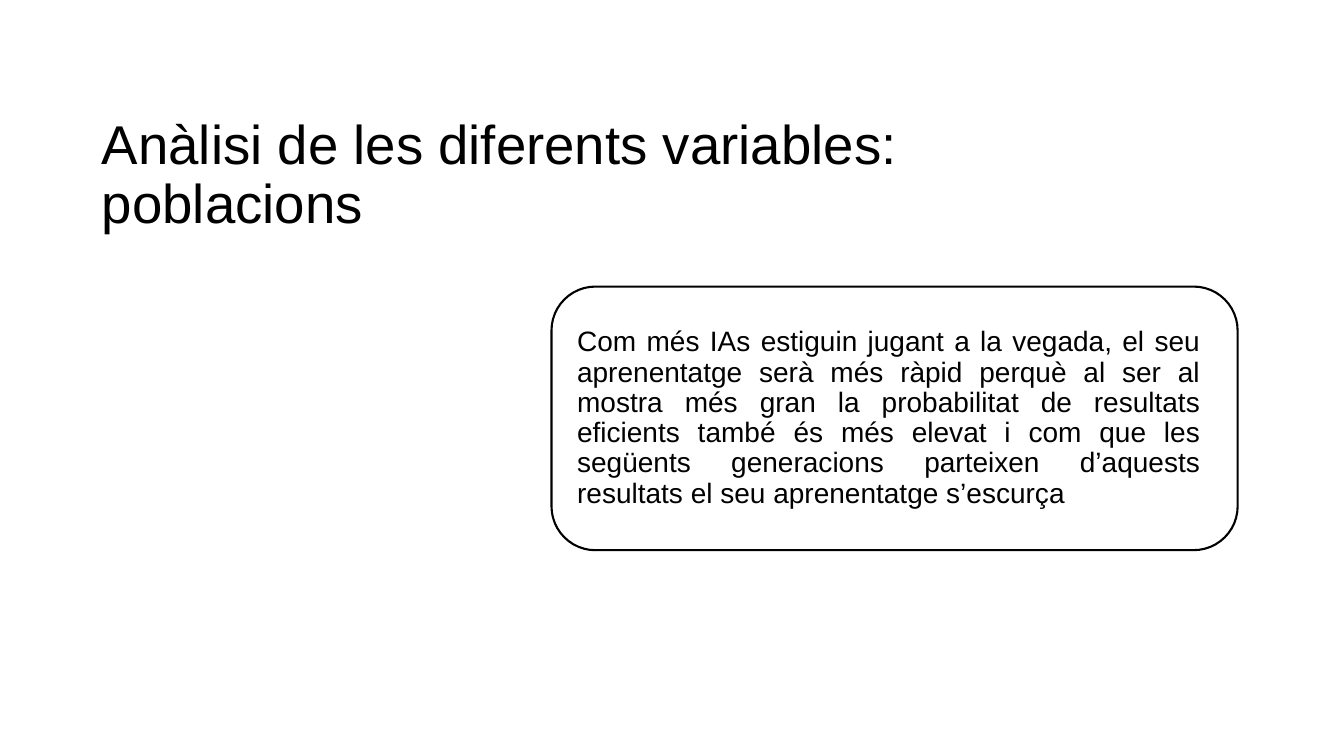
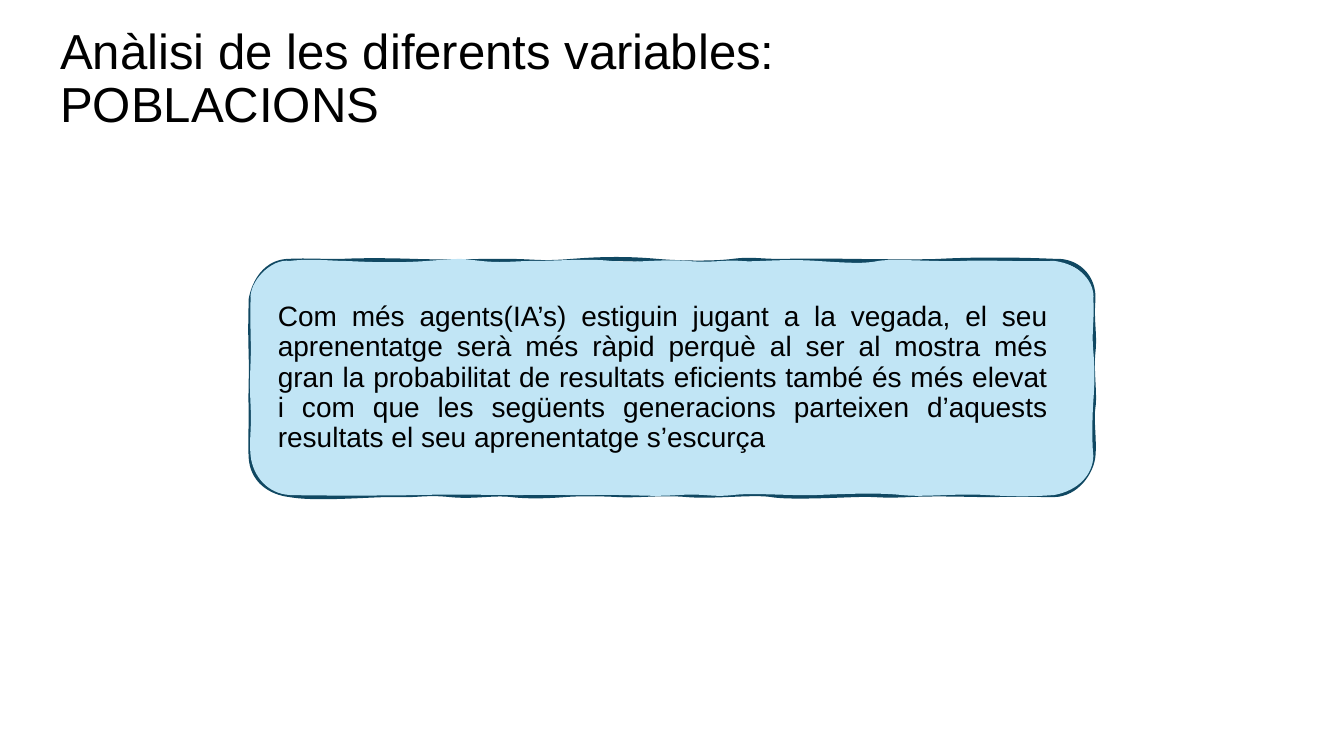
Before and after one commit to FerrerJan/Treball-de-Recerca-IA, a slide deck: slide 66 of TR_ESCRIT/PPT.pptx (slide 62 before the commit). Drawn at 1344x756 pixels with LibreOffice and Linux fonts; fonts in the diff are those of the drawing. Boxes give left, top, right and bottom in pixels: in the first picture for what was removed or moved away, otherwise in the second. Text is boxed around its words. In the diff, an @@ line names an element or a change of style, - is before the commit and + after.

```diff
--- a/TR_ESCRIT/PPT.pptx
+++ b/TR_ESCRIT/PPT.pptx
@@ title at box(60, 32, 775, 123): text changed; size 39 to 35.1 pt @@
-Anàlisi de les diferents variables: poblacions
+Anàlisi de les diferents variables: POBLACIONS
@@ freeform shape added at box(251, 261, 1094, 495), fill #C1E5F5, outline #104862 3 pt @@
@@ rounded rectangle removed at box(552, 286, 1238, 551) @@
@@ text at box(278, 305, 1047, 452): text changed @@
-Com més IAs estiguin jugant a la vegada, el seu aprenentatge serà més ràpid perquè al ser al mostra més gran la probabilitat de resultats eficients també és més elevat i com que les següents generacions parteixen d’aquests resultats el seu aprenentatge s’escurça
+Com més agents(IA’s) estiguin jugant a la vegada, el seu aprenentatge serà més ràpid perquè al ser al mostra més gran la probabilitat de resultats eficients també és més elevat i com que les següents generacions parteixen d’aquests resultats el seu aprenentatge s’escurça
```
Also in this commit, not shown: 42 other slides changed, 6 slides added.
